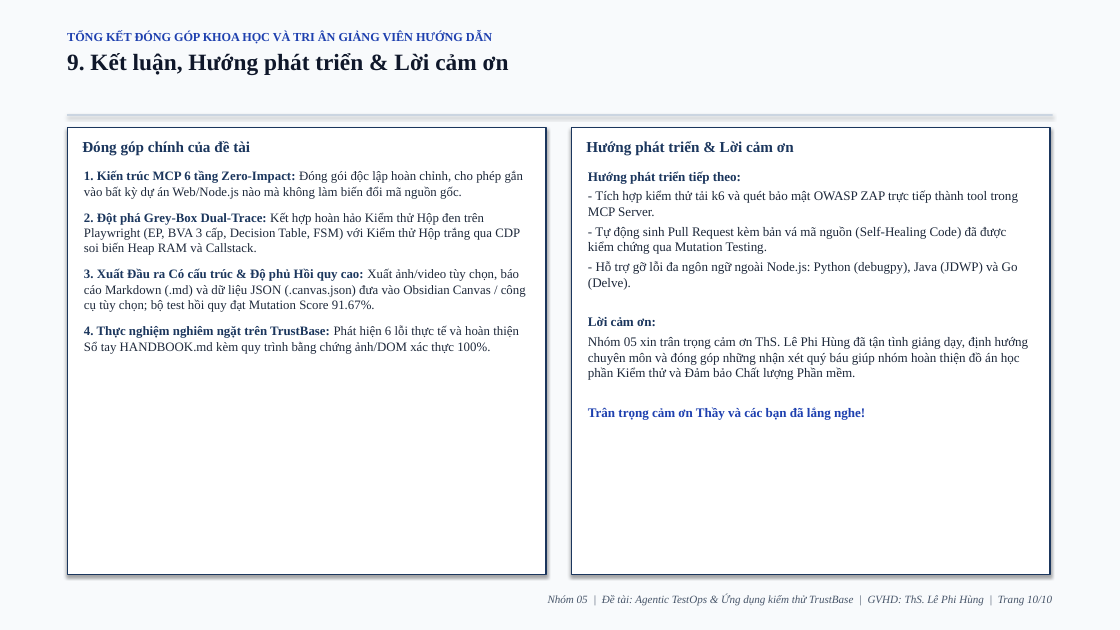
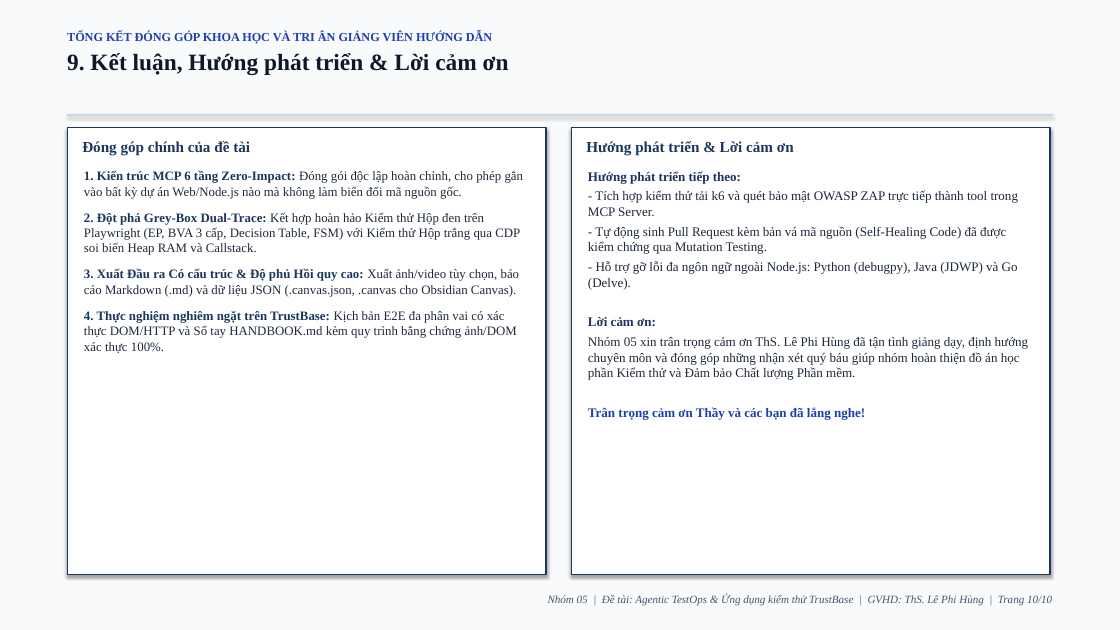
Before and after one commit to justpassingByte/agentic-test-ops, a slide deck: slide 10 of Nhom05_AgenticTestOps_ThuyetTrinh.pptx. Drawn at 1120x630 pixels with LibreOffice and Linux fonts; fonts in the diff are those of the drawing. Boxes give left, top, right and bottom in pixels: in the first picture for what was removed or moved away, otherwise in the second. Text is boxed around its words. In the diff, an @@ line names an element or a change of style, - is before the commit and + after.

```diff
--- a/Nhom05_AgenticTestOps_ThuyetTrinh.pptx
+++ b/Nhom05_AgenticTestOps_ThuyetTrinh.pptx
@@ text at bbox=[84, 268, 520, 353]: text changed @@
-3. Xuất Đầu ra Có cấu trúc & Độ phủ Hồi quy cao: Xuất ảnh/video tùy chọn, báo cáo Markdown (.md) và dữ liệu JSON (.canvas.json) đưa vào Obsidian Canvas / công cụ tùy chọn; bộ test hồi quy đạt Mutation Score 91.67%.
-4. Thực nghiệm nghiêm ngặt trên TrustBase: Phát hiện 6 lỗi thực tế và hoàn thiện Sổ tay HANDBOOK.md kèm quy trình bằng chứng ảnh/DOM xác thực 100%.
+3. Xuất Đầu ra Có cấu trúc & Độ phủ Hồi quy cao: Xuất ảnh/video tùy chọn, báo cáo Markdown (.md) và dữ liệu JSON (.canvas.json, .canvas cho Obsidian Canvas).
+4. Thực nghiệm nghiêm ngặt trên TrustBase: Kịch bản E2E đa phân vai có xác thực DOM/HTTP và Sổ tay HANDBOOK.md kèm quy trình bằng chứng ảnh/DOM xác thực 100%.
```
Also in this commit, not shown: 6 other slides changed, 10 other files.
